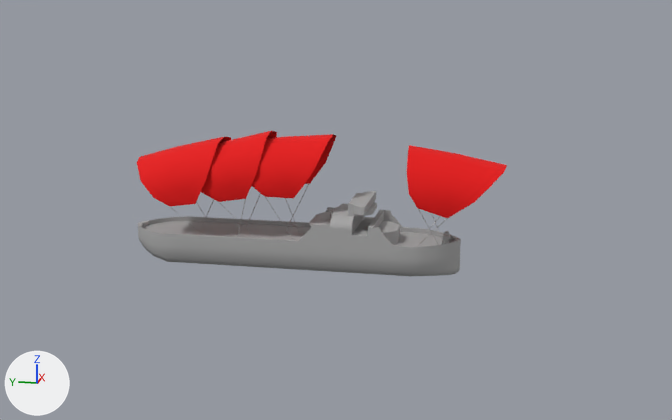
A saved change to the FBX model Skyrates/Assets/Resources/Meshes/Ship/merchant_ship_2.FBX.
Before and after are seen from a camera (50 mm lens) standing at (-37.5, -8.5, 11.0) and looking at (0.1, -0.9, 1.6). The lights are fixed; the arrows at lower left show +X, +Y and +Z. Where no turn or scale is listed for an object, it has been applied to the vertices.
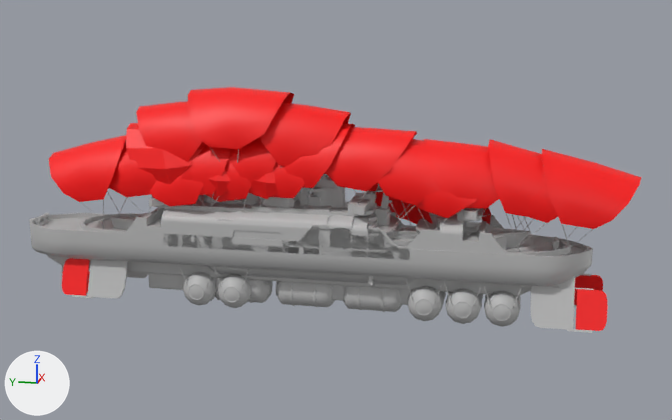
Diff of the bpy script that builds the scene:
```diff
--- a/Skyrates/Assets/Resources/Meshes/Ship/merchant_ship_2.FBX.py
+++ b/Skyrates/Assets/Resources/Meshes/Ship/merchant_ship_2.FBX.py
@@ mat_lambert1 @@
 mat_lambert1 = principled_material('lambert1')
-mat_lambert1.base_color = (0.4, 0.4, 0.4)  # grey #aaaaaa
-mat_lambert1.roughness = 0.896
+mat_lambert1.base_color = (0.5, 0.5, 0.5)  # grey #bcbcbc
@@ mat_lambert2 @@
 mat_lambert2 = principled_material('lambert2')
-mat_lambert2.base_color = (0.8, 0.0, 0.0)  # red #e70000
-mat_lambert2.roughness = 0.896
+mat_lambert2.base_color = (1.0, 0.0, 0.0)  # red #ff0000
@@ me_mesh @@
 # used by ob_box015; location = (0.0, 0.0, 0.0); scale = (0.00954, 0.00954, 0.00954)
-me_mesh.from_pydata(...)  # 1379 vertices, 1252 faces; spans x -174.0..174.0, y -836.0..836.0, z -88.0..517.0
+me_mesh.from_pydata(...)  # 3232 vertices, 3024 faces; spans x -54.0..54.0, y -224.0..224.0, z -25.0..175.0
+# me_mesh part 1: the loose piece of 8 vertices spanning x 52.0..156.0, y 54.0..157.0, z 26.0..253.0 is scaled about its middle by (-0.284, 0.478, 0.244), then moved by (-137.0, -226.0, -91.0)
+# me_mesh part 2: the loose piece of 8 vertices spanning x 52.0..126.0, y 71.0..189.0, z 26.0..249.0 is scaled about its middle by (-0.297, 0.269, 0.283), then moved by (-117.0, -251.0, -83.0)
+# me_mesh part 3: 15 loose pieces with 634 vertices, spanning x -174.0..173.0, y -836.0..810.0, z 19.0..517.0, are deleted
+# me_mesh part 4: 681 vertices removed from x -160.0..160.0, y -652.0..836.0, z -88.0..249.0; 3136 vertices added at x -54.0..54.0, y -224.0..224.0, z -25.0..175.0
 me_mesh.materials.append(mat_lambert1)
-me_mesh.materials.append(mat_lambert6)  # grey #aaaaaa
-me_mesh.materials.append(mat_lambert5)  # grey #aaaaaa
 me_mesh.materials.append(mat_lambert2)
@@ ob_box015 @@
 ob_box015.location = (0.0, 0.0, 0.0)
-ob_box015.scale = (0.00954, 0.00954, 0.00954)
+ob_box015.scale = (0.0309, 0.0309, 0.0309)
@@ ob_navy_ship_1 @@
+ob_navy_ship_1 = bpy.data.objects.new('navy_ship_1', me_mesh_004)  # 3725 vertices, 3527 faces; spans x -1.7..1.7, y -9.0..9.0, z -3.3..3.3; in mat_lambert1 (grey #bcbcbc), mat_lambert2 (red #ff0000)
+ob_navy_ship_1.location = (0.0, 0.0, 1.82)
@@ ob_navy_ship_2 @@
+ob_navy_ship_2 = bpy.data.objects.new('navy_ship_2', me_mesh_001)  # 1686 vertices, 1592 faces; spans x -1.65..1.65, y -5.65..5.65, z -0.78..5.17; in mat_lambert1 (grey #bcbcbc), mat_lambert2 (red #ff0000)
+ob_navy_ship_2.location = (0.0, 0.0, 0.0)
@@ ob_merchant_ship_5 @@
+ob_merchant_ship_5 = bpy.data.objects.new('merchant_ship_5', me_mesh_003)  # 3572 vertices, 3407 faces; spans x -207.0..201.0, y -1383.0..1383.0, z -298.0..703.0; in mat_lambert1 (grey #bcbcbc), mat_lambert2 (red #ff0000)
+ob_merchant_ship_5.location = (0.0, 0.0, 0.0)
+ob_merchant_ship_5.rotation_euler = (-3.142, 0.0, 0.0)  # degrees (-180, 0, 0)
+ob_merchant_ship_5.scale = (-0.00954, -0.00954, -0.00954)
@@ ob_merchant_ship_4 @@
+ob_merchant_ship_4 = bpy.data.objects.new('merchant_ship_4', me_mesh_1)  # 2651 vertices, 2516 faces; spans x -1.7..1.7, y -8.0..8.0, z -2.7..4.9; in mat_lambert1 (grey #bcbcbc), mat_lambert2 (red #ff0000)
+ob_merchant_ship_4.location = (0.0, 0.0, 0.0)
@@ ob_merchant_ship1 @@
+ob_merchant_ship1 = bpy.data.objects.new('merchant_ship1', me_mesh_005)  # 3222 vertices, 3073 faces; spans x -1.6..1.7, y -11.8..11.8, z -3.8..3.8; in mat_lambert1 (grey #bcbcbc), mat_lambert2 (red #ff0000)
+ob_merchant_ship1.location = (0.0, 0.0, 1.1)
```

Pixel boxes [x1, y1, x2, y2] of what changed, in the pictures (672 x 420 px; the box of a moved part takes in the faces that stretch with it):
'merchant_ship_5', added
    after: [29, 87, 641, 333]
    faces in mat_lambert1 (grey #bcbcbc): [29, 148, 594, 333]
    faces in mat_lambert2 (red #ff0000): [87, 87, 641, 331]
'Box015', reshaped, rescaled
    before: [137, 131, 507, 276]
    after: [188, 124, 478, 239]
'merchant_ship1', added
    after: [49, 135, 605, 308]
    faces in mat_lambert1 (grey #bcbcbc): [72, 189, 571, 308]
    faces in mat_lambert2 (red #ff0000): [49, 135, 605, 296]
'merchant_ship_4', added
    after: [149, 162, 477, 312]
    faces in mat_lambert1 (grey #bcbcbc): [163, 191, 446, 312]
    faces in mat_lambert2 (red #ff0000): [149, 162, 477, 219]
'navy_ship_1', added
    after: [111, 123, 530, 285]
    faces in mat_lambert2 (red #ff0000): [126, 123, 491, 225]
    faces in mat_lambert1 (grey #bcbcbc): [111, 188, 530, 285]
'navy_ship_2', added (red)
    after: [246, 127, 417, 236]
    faces in mat_lambert2 (red #ff0000): [248, 127, 417, 199]
    faces in mat_lambert1 (grey #bcbcbc): [246, 184, 417, 236]
part 1 of me_mesh, moved or reshaped
    before: [285, 183, 310, 231]
    after: [391, 205, 415, 229]
part 2 of me_mesh, moved or reshaped
    before: [285, 198, 299, 231]
    after: [387, 197, 409, 235]
part 3 of me_mesh, deleted (red)
    before: [137, 131, 507, 246]
part 4 of me_mesh, built on
    before: [138, 191, 461, 276]
    after: [188, 124, 478, 239]
